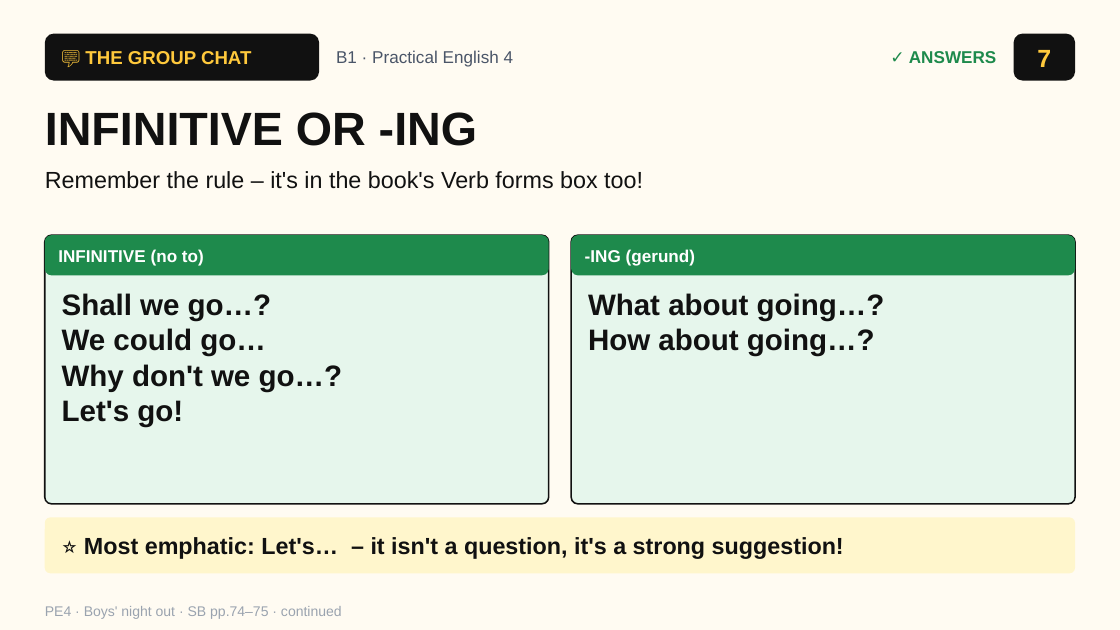
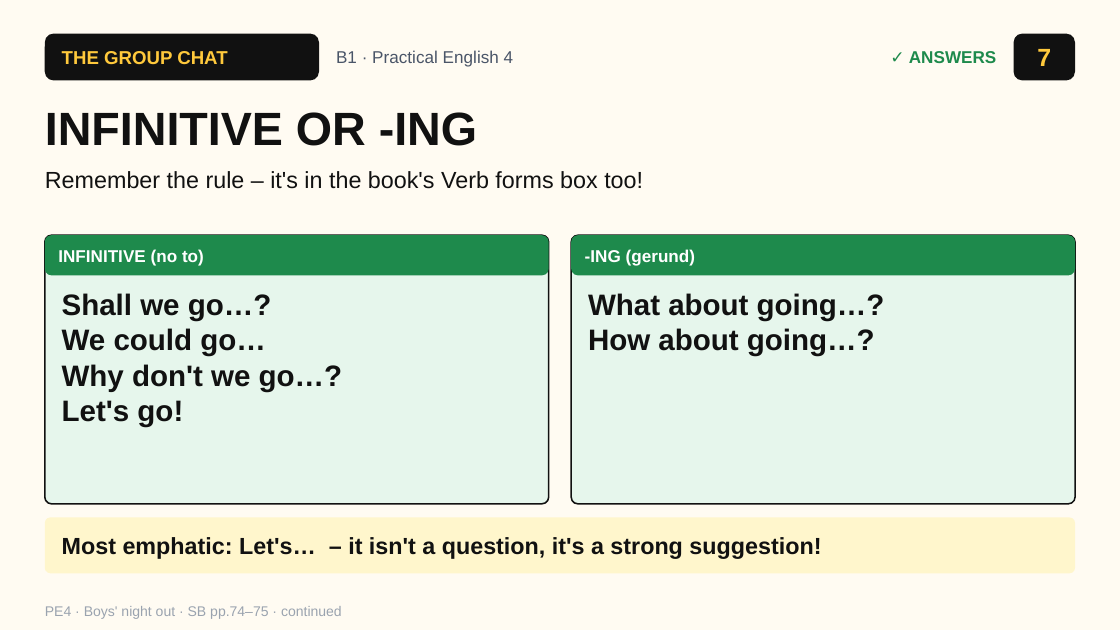
Before and after one commit to londonlanguageschool/Bagheria-, a slide deck: slide 7 of materials/B1/B1_PE4-2_Boys_night_out_part2.pptx. Drawn at 1120x630 pixels with LibreOffice and Linux fonts; fonts in the diff are those of the drawing. Boxes give left, top, right and bottom in pixels: in the first picture for what was removed or moved away, otherwise in the second. Text is boxed around its words. In the diff, an @@ line names an element or a change of style, - is before the commit and + after.

```diff
--- a/materials/B1/B1_PE4-2_Boys_night_out_part2.pptx
+++ b/materials/B1/B1_PE4-2_Boys_night_out_part2.pptx
@@ text at box(62, 51, 227, 64): text changed @@
-💬 THE GROUP CHAT
+THE GROUP CHAT
@@ text at box(62, 537, 821, 559): text changed @@
-⭐ Most emphatic: Let's… – it isn't a question, it's a strong suggestion!
+Most emphatic: Let's… – it isn't a question, it's a strong suggestion!
```
Also in this commit, not shown: 12 other slides changed, 4 other files.
